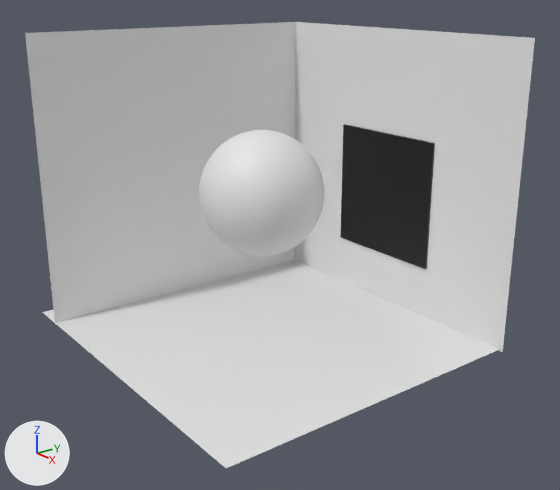
An edit to the Blender file Homeworks/HW3/sphere-scene.blend, drawn before and after from the same camera.
Both versions are drawn from a 50 mm camera at (1.506, -1.093, 2.324) aimed at (0.004, 0.059, 1.675). The lights are fixed; the arrows at lower left show +X, +Y and +Z.
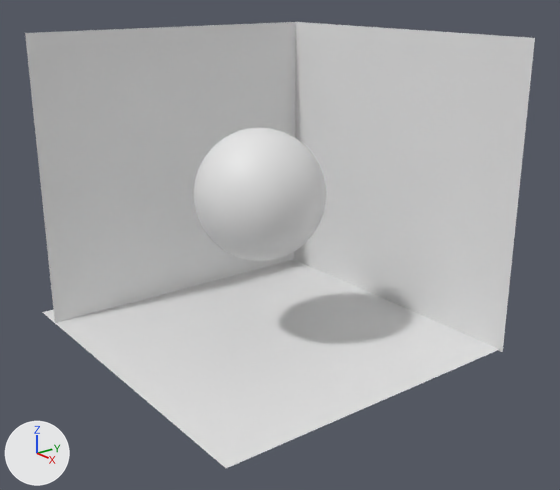
Where the newer file only moved an object's origin or applied its transform, the numbers keep the older frame.

Patch to the scene script:
```diff
--- a/Homeworks/HW3/sphere-scene.blend.py
+++ b/Homeworks/HW3/sphere-scene.blend.py
@@ me_sphere_001 @@
 # used by ob_sphere; location = (-0.008, 0.012, 1.818); scale = (0.158, 0.158, 0.158)
-me_sphere_001.from_pydata(...)  # 482 vertices, 512 faces; spans x -1.0..1.0, y -1.0..1.0, z -1.0..1.0
+me_sphere_001.from_pydata(...)  # 482 vertices, 512 faces; spans x -1.0..1.1, y -1.12..0.97, z -1.05..1.05
+# me_sphere_001 part 1: 482 vertices removed from x -1.0..1.0, y -1.0..1.0, z -1.0..1.0; 482 vertices added at x -1.0..1.1, y -1.12..0.97, z -1.05..1.05, forming a UV sphere (32 segments, 16 rings, poles along z)
@@ me_cube_002 @@
 me_cube_002.from_pydata(...)  # 8 vertices, 6 faces; spans x -1.0..1.0, y -1.0..1.0, z -1.0..1.0
-me_cube_002.materials.append(mat_material_001)  # black #000000
@@ ob_sphere @@
 ob_sphere.scale = (0.158, 0.158, 0.158)
-ob_sphere.visible_diffuse = False
-ob_sphere.visible_glossy = False
-ob_sphere.visible_transmission = False
-ob_sphere.visible_shadow = False
 _m = ob_sphere.modifiers.new('Subdivision', 'SUBSURF')
@@ ob_cube @@
 ob_cube = bpy.data.objects.new('Cube', me_cube_002)
-ob_cube.location = (-0.015, 0.493, 1.742)
-ob_cube.scale = (0.175, 0.0495, 0.175)
+ob_cube.location = (0.0, 0.0, 1.818)
+ob_cube.scale = (0.13, 0.13, 0.13)
+ob_cube.hide_render = True
```

Boxes [x1, y1, x2, y2] around the edits, measured in the pictures (560 x 490 px):
'Sphere', reshaped, surface changed: before [199, 130, 324, 256]; after [194, 128, 326, 261]
'Cube', hidden (black): before [340, 124, 435, 269]
